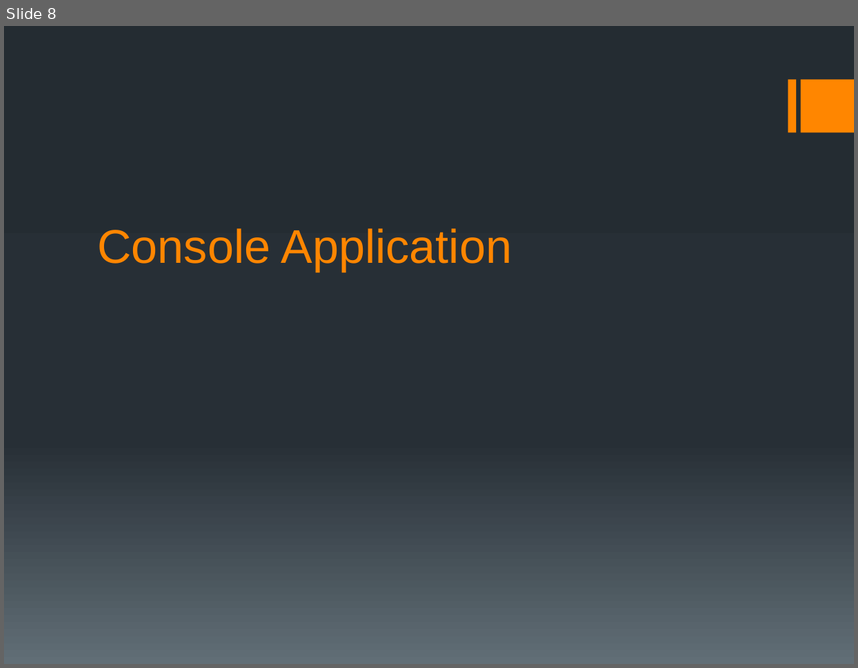
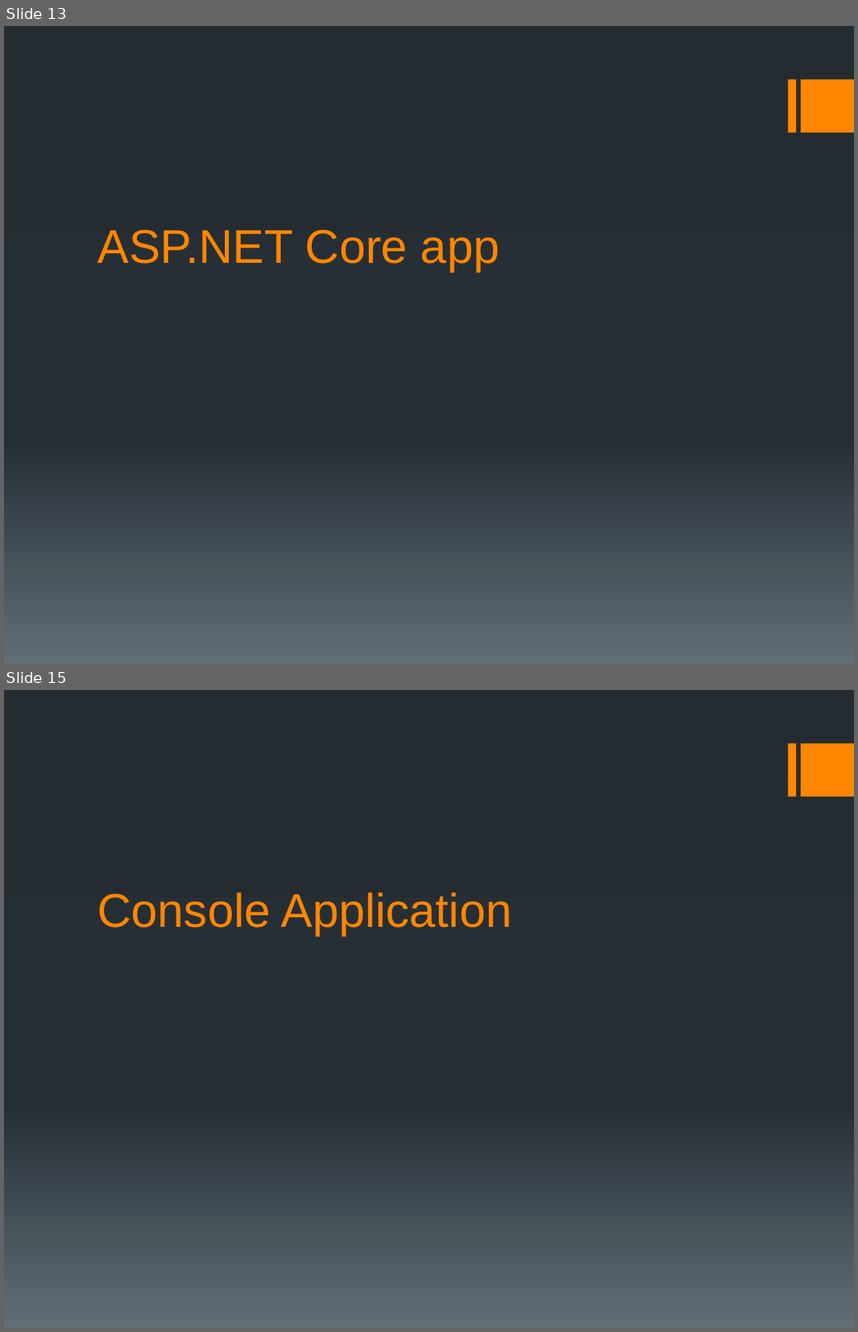
Before and after one commit to simonech/MeetASPNETCoreAtCG16, a slide deck: MeetASPNETCore.pptx. Shown one above the other, each under a label of ours: slide 8 before the commit, slides 13 and 15 after it; the slides between them are not shown. The pictures are 858x668 and 858x1332 pixels, drawn with LibreOffice and Linux fonts; fonts in the diff are those of the drawing. Boxes give left, top, right and bottom in pixels: in the first picture for what was removed or moved away, otherwise in the second. Text is boxed around its words. In the diff, an @@ line names an element or a change of style, - is before the commit and + after.

```diff
--- a/MeetASPNETCore.pptx
+++ b/MeetASPNETCore.pptx
@@ slide 13 added at (4, 26, 854, 664), background gradient #242C33 to #273037 to #636D76; not listed: 2 template elements that a slide beside it also shows @@
@@ title added at (98, 230, 499, 272), 40 pt, text #FF8600 @@
+ASP.NET Core app
@@ what was slide 8 is now slide 15 @@
```
Also in this commit, not shown: 9 slides changed, 8 other slides added, 2 slides removed, 18 other files.
